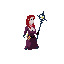
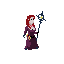
Layers edited between the first and the second 64×64 image:
added group "Attack_1" with 8 layers above "Idle" over [26, 11, 47, 40]
added layer "Calque 1 copie 4" in group "Attack_1" over [26, 11, 46, 40]
hid group "Idle" (4 layers) over [26, 11, 47, 40]
hid "Calque 1 copie 2" over [26, 11, 47, 40]
